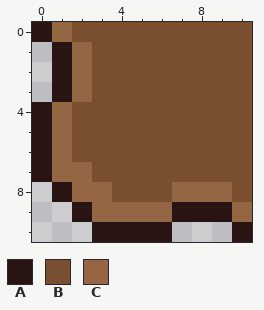
File history of a pixel-art sprite, public/ui/ui2_bottom_left.png. The first picture shows the starting point.
The file is 11x11 pixels.
Palette (. is transparent): A #291414  B #7a4f2f  C #946644
Pixels before, first column x 0:
 0 ACBBBBBBBBB
 1 .ACBBBBBBBB
 2 .ACBBBBBBBB
 3 .ACBBBBBBBB
 4 ACBBBBBBBBB
 5 ACBBBBBBBBB
 6 ACBBBBBBBBB
 7 ACCBBBBBBBB
 8 .ACCBBBCCCB
 9 ..ACCCCAAAC
10 ...AAAA...A
The result:
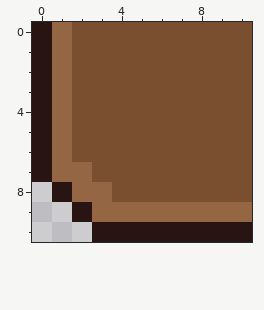
Difference:
Changed rows in their new state; - is an unchanged pixel.
first column x 0:
 1 ACB
 2 ACB
 3 ACB
first column x 7:
 8 BBB
 9 CCC
10 AAA
Pixel boxes of the changes (left, top, right, bottom) in both pictures:
changed: (32, 42, 92, 102)
changed: (172, 182, 232, 242)
